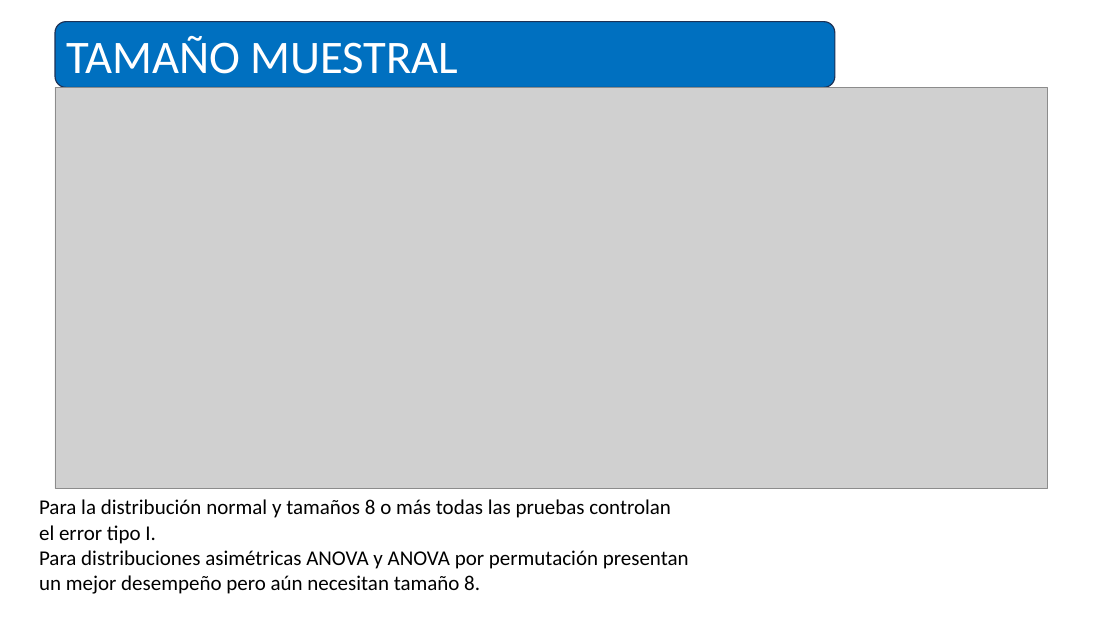
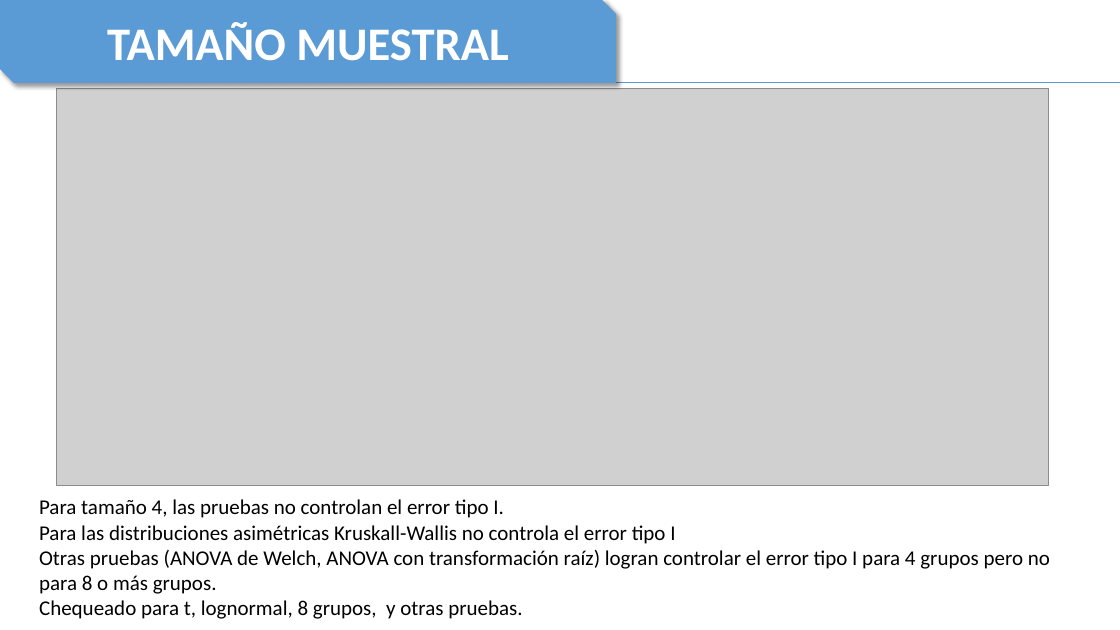
Before and after one commit to TheNaranjero/sae-2026, a slide deck: slide 10 of Presentation1.pptx (slide 5 before the commit). Drawn at 1120x630 pixels with LibreOffice and Linux fonts; fonts in the diff are those of the drawing; grey boxes stand for pictures. Boxes give left, top, right and bottom in pixels: in the first picture for what was removed or moved away, otherwise in the second. Text is boxed around its words. In the diff, an @@ line names an element or a change of style, - is before the commit and + after.

```diff
--- a/Presentation1.pptx
+++ b/Presentation1.pptx
@@ snip diag rect "TAMAÑO MUESTRAL": place and size @@
-snip diag rect "TAMAÑO MUESTRAL" at [55,22,834,87]
+snip diag rect "TAMAÑO MUESTRAL" at [0,0,616,83]
@@ snip diag rect "TAMAÑO MUESTRAL" at [0,0,616,83]: bold on; alignment left to centre; rounded rectangle to snip diag rect; fill #0070C0 to #5B9BD5; outline #1E3256 1 pt to none; shadow on @@
@@ line added from (19, 82) to (1120, 82), #5B9BD5 0.5 pt @@
@@ text at [39,499,1050,619]: text changed @@
-Para la distribución normal y tamaños 8 o más todas las pruebas controlan el error tipo I.
-Para distribuciones asimétricas ANOVA y ANOVA por permutación presentan un mejor desempeño pero aún necesitan tamaño 8.
+Para tamaño 4, las pruebas no controlan el error tipo I.
+Para las distribuciones asimétricas Kruskall-Wallis no controla el error tipo I
+Otras pruebas (ANOVA de Welch, ANOVA con transformación raíz) logran controlar el error tipo I para 4 grupos pero no para 8 o más grupos.
+Chequeado para t, lognormal, 8 grupos, y otras pruebas.
```
Also in this commit, not shown: 7 other slides changed, 9 slides added, 4 slides removed, 9 other files.
